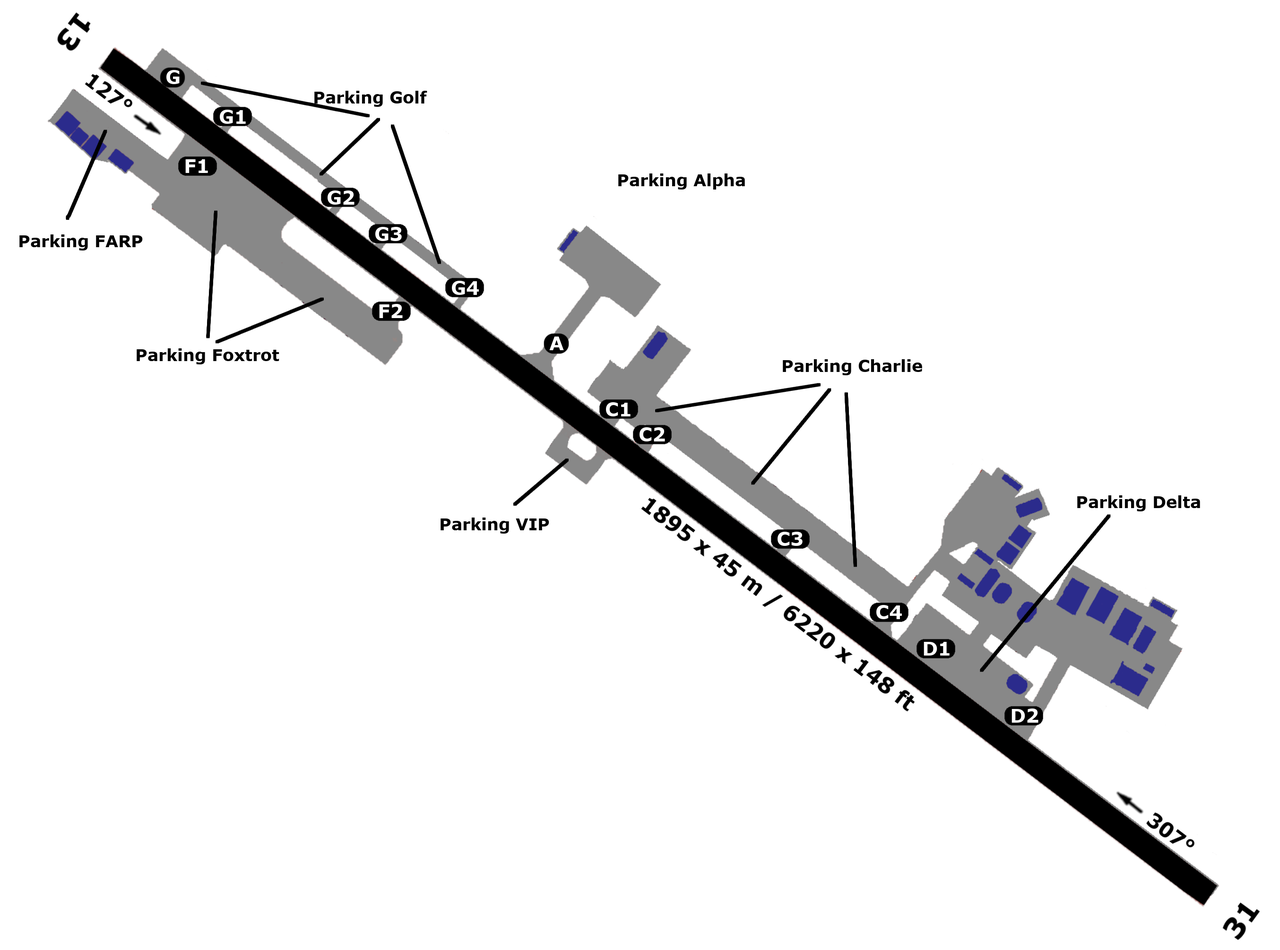
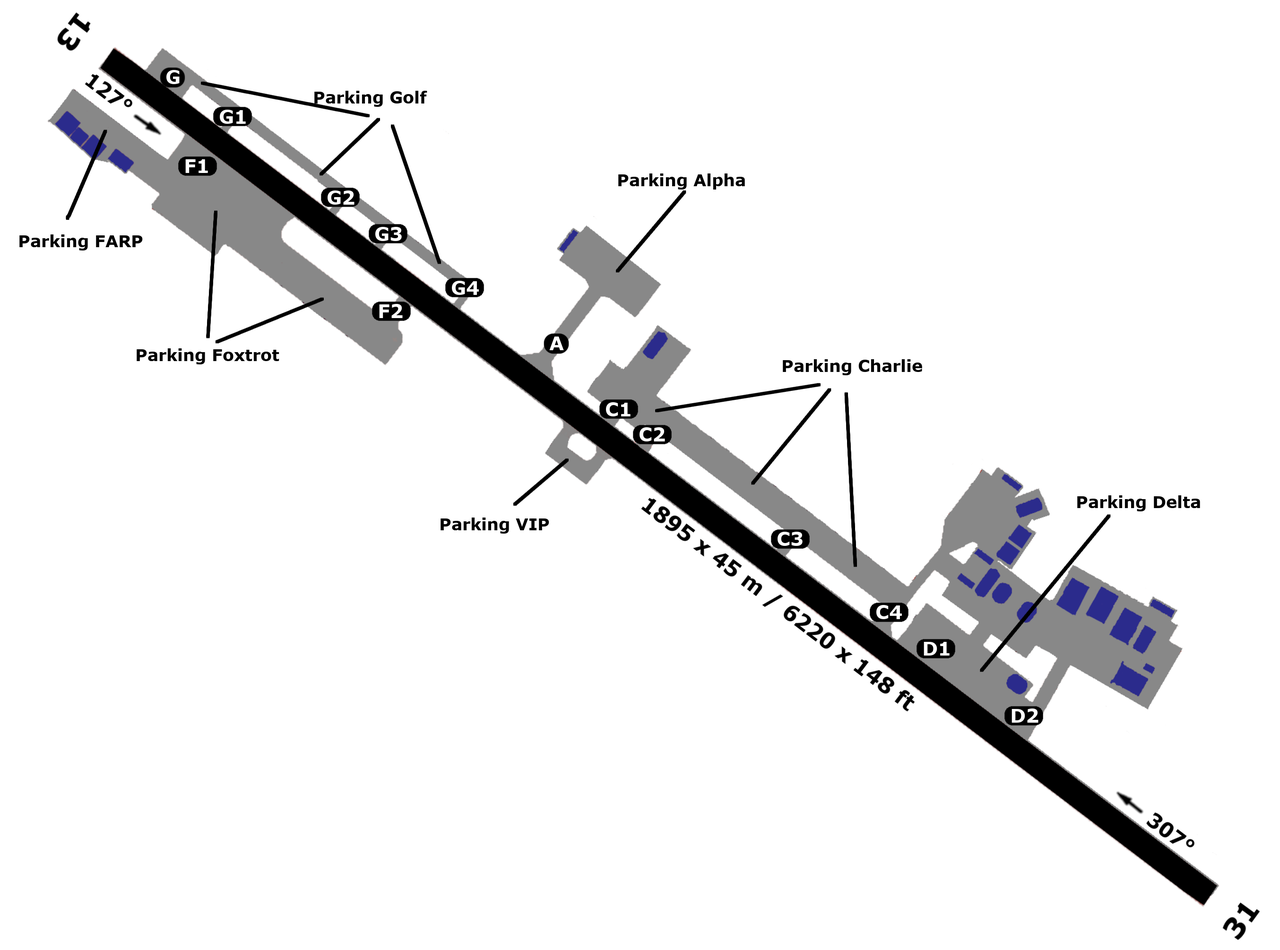
Revision of a layered (1280, 950) image; what changed, layer by layer:
painted on "Visible" over [615, 189, 687, 273]
